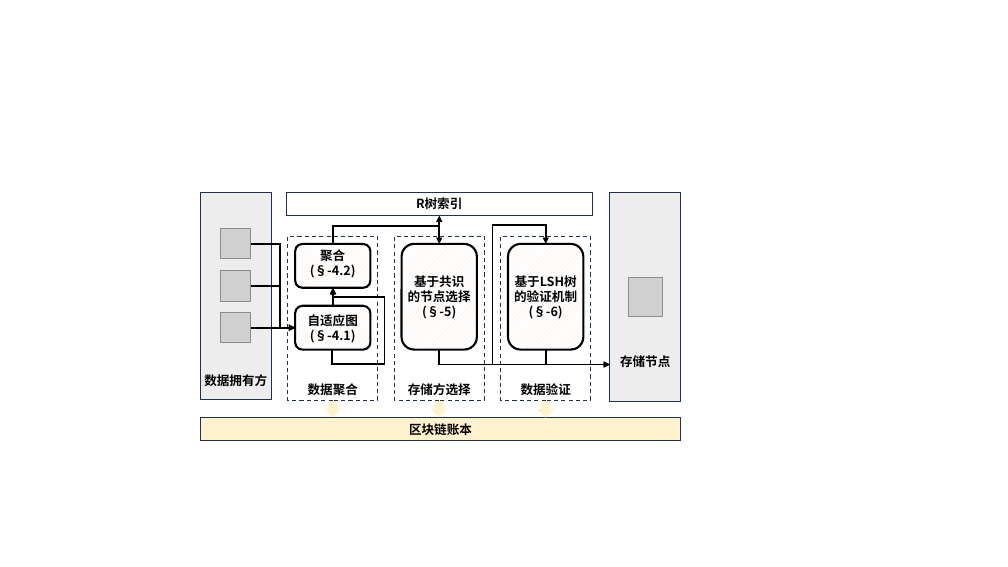
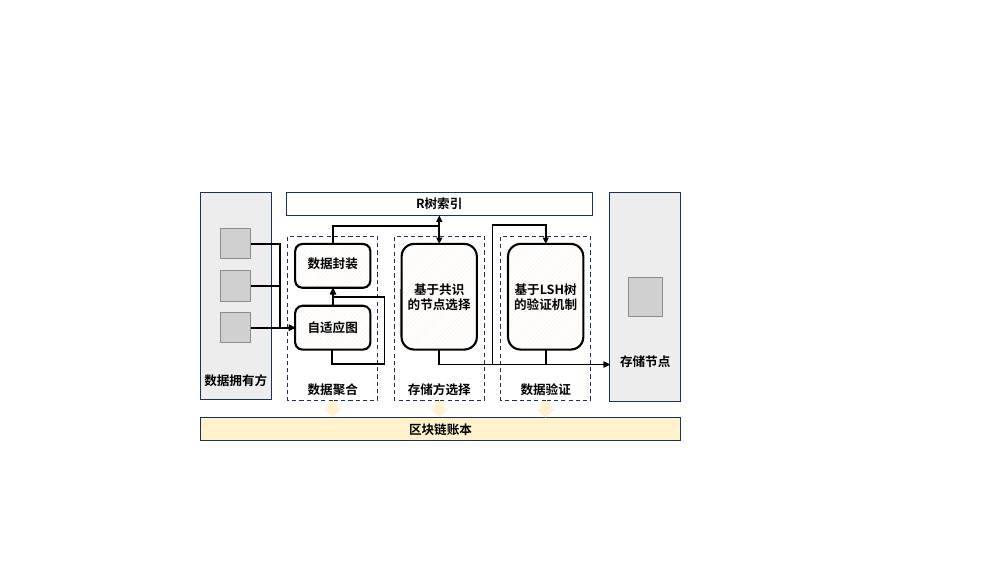
Before and after one commit to Studio-tyx/tyx_thesis_template, a slide deck: slide 23 of figure/timechain/fig.pptx (slide 20 before the commit). Drawn at 1008x567 pixels with LibreOffice and Linux fonts; fonts in the diff are those of the drawing; grey boxes stand for pictures; background and template pictures are left out. Boxes give left, top, right and bottom in pixels: in the first picture for what was removed or moved away, otherwise in the second. Text is boxed around its words. In the diff, an @@ line names an element or a change of style, - is before the commit and + after.

```diff
--- a/figure/timechain/fig.pptx
+++ b/figure/timechain/fig.pptx
@@ text in rounded rectangle at [308,255,358,272]: text changed @@
-聚合
-(§-4.2)
+数据封装
@@ text in rounded rectangle at [308,319,358,336]: text changed @@
-自适应图(§-4.1)
+自适应图
@@ text in rounded rectangle at [422,305,456,319]: paragraph removed @@
-(§-5)
@@ text in rounded rectangle at [529,305,563,319]: paragraph removed @@
-(§-6)
```
Also in this commit, not shown: 5 slides added, 8 other files.
